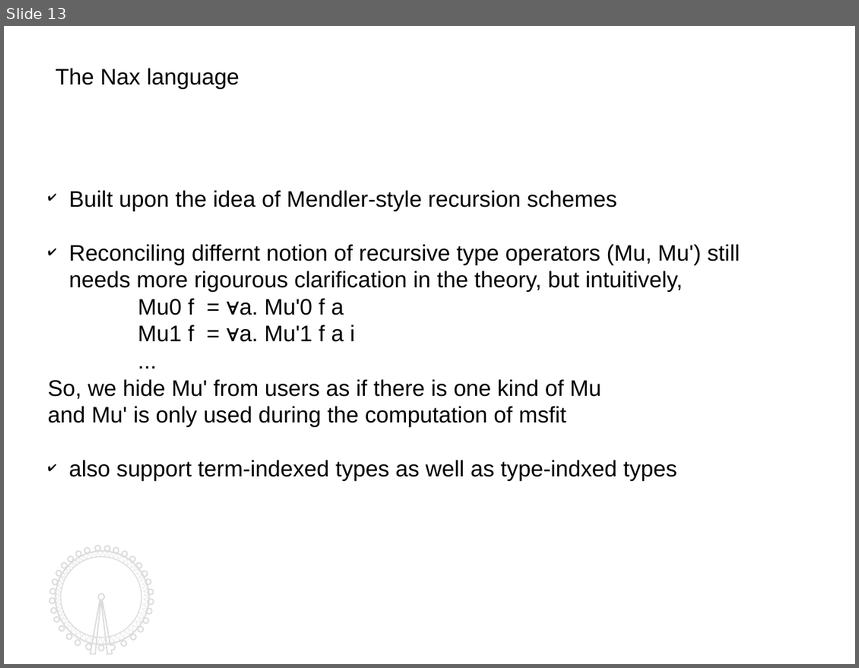
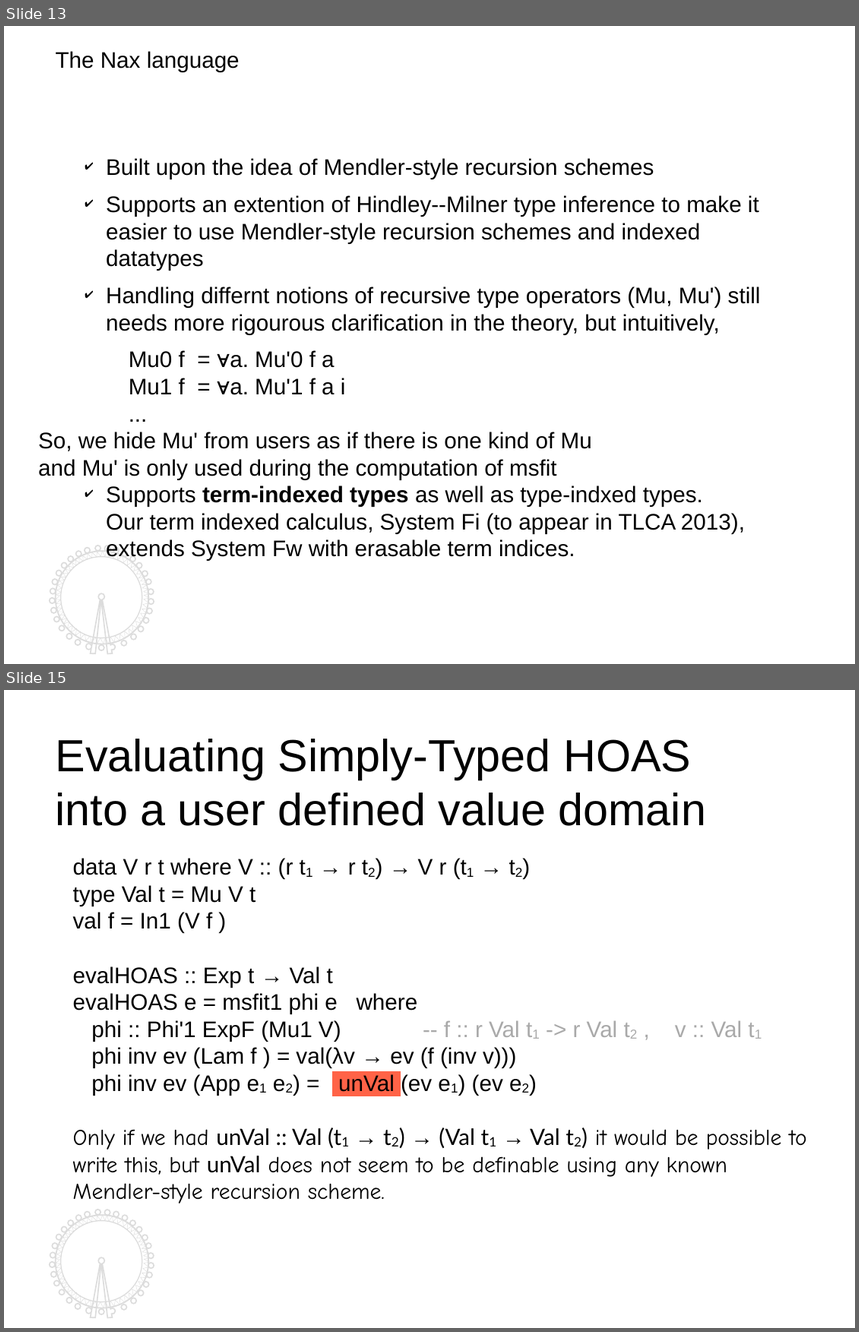
Before and after one commit to kyagrd/nax, a slide deck: trunk/draft/TYPES13/ppt/myslide.odp. Shown one above the other, each under a label of ours: slide 13 before the commit, slides 13 and 15 after it; the slides between them are not shown. The pictures are 859x668 and 859x1332 pixels, drawn with LibreOffice and Linux fonts; fonts in the diff are those of the drawing. Boxes give left, top, right and bottom in pixels: in the first picture for what was removed or moved away, otherwise in the second. Text is boxed around its words. In the diff, an @@ line names an element or a change of style, - is before the commit and + after.

```diff
--- a/trunk/draft/TYPES13/ppt/myslide.odp
+++ b/trunk/draft/TYPES13/ppt/myslide.odp
@@ slide 15 added at box(4, 690, 855, 1328), background #FFFFFF; not listed: 4 template elements that a slide beside it also shows @@
@@ text added at box(56, 739, 706, 826), 36 pt, text #000000 @@
+Evaluating Simply-Typed HOAS
+into a user defined value domain
@@ text added at box(73, 858, 807, 1204), 18 pt, text #000000 @@
+data V r t where V :: (r t1 → r t2) → V r (t1 → t2)
+type Val t = Mu V t
+val f = In1 (V f )
+evalHOAS :: Exp t → Val t
+evalHOAS e = msfit1 phi e where
+phi :: Phi'1 ExpF (Mu1 V) -- f :: r Val t1 -> r Val t2 , v :: Val t1
+phi inv ev (Lam f ) = val(λv → ev (f (inv v)))
+phi inv ev (App e1 e2) = unVal (ev e1) (ev e2)
+Only if we had unVal :: Val (t1 → t2) → (Val t1 → Val t2) it would be possible to write this, but unVal does not seem to be definable using any known Mendler-style recursion scheme.
@@ slide 13 changed as well @@
@@ text "The Nax language": place and size @@
-text "The Nax language" at box(56, 68, 240, 89)
+text "The Nax language" at box(56, 51, 240, 72)
@@ text "Built upon the idea of ...": place and size @@
-text "Built upon the idea of ..." at box(48, 190, 740, 481)
+text "Built upon the idea of ..." at box(38, 158, 761, 561)
@@ text at box(106, 158, 655, 180): indent changed; more space between paragraphs @@
@@ text at box(106, 195, 761, 335): text changed @@
-✔ Reconciling differnt notion of recursive type operators (Mu, Mu') still needs more rigourous clarification in the theory, but intuitively,
+✔ Supports an extention of Hindley--Milner type inference to make it easier to use Mendler-style recursion schemes and indexed datatypes
+✔ Handling differnt notions of recursive type operators (Mu, Mu') still needs more rigourous clarification in the theory, but intuitively,
@@ text at box(106, 486, 745, 561): text changed @@
-✔ also support term-indexed types as well as type-indxed types
+✔ Supports term-indexed types as well as type-indxed types.
+  Our term indexed calculus, System Fi (to appear in TLCA 2013), extends System Fw with erasable term indices.
@@ outline redrawn in 3 elements at box(56, 552, 149, 645), box(49, 547, 154, 655), box(56, 552, 148, 645) @@
```
Also in this commit, not shown: 12 other slides changed, 3 other slides added, 2 slides removed, 2 other files.
